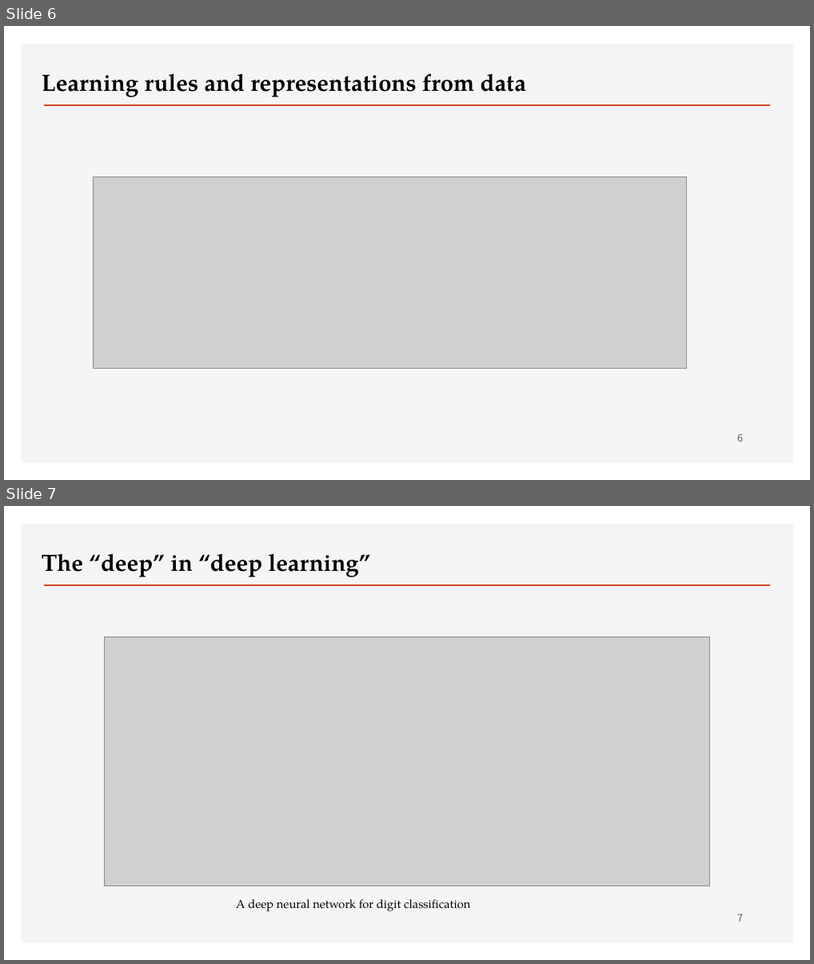
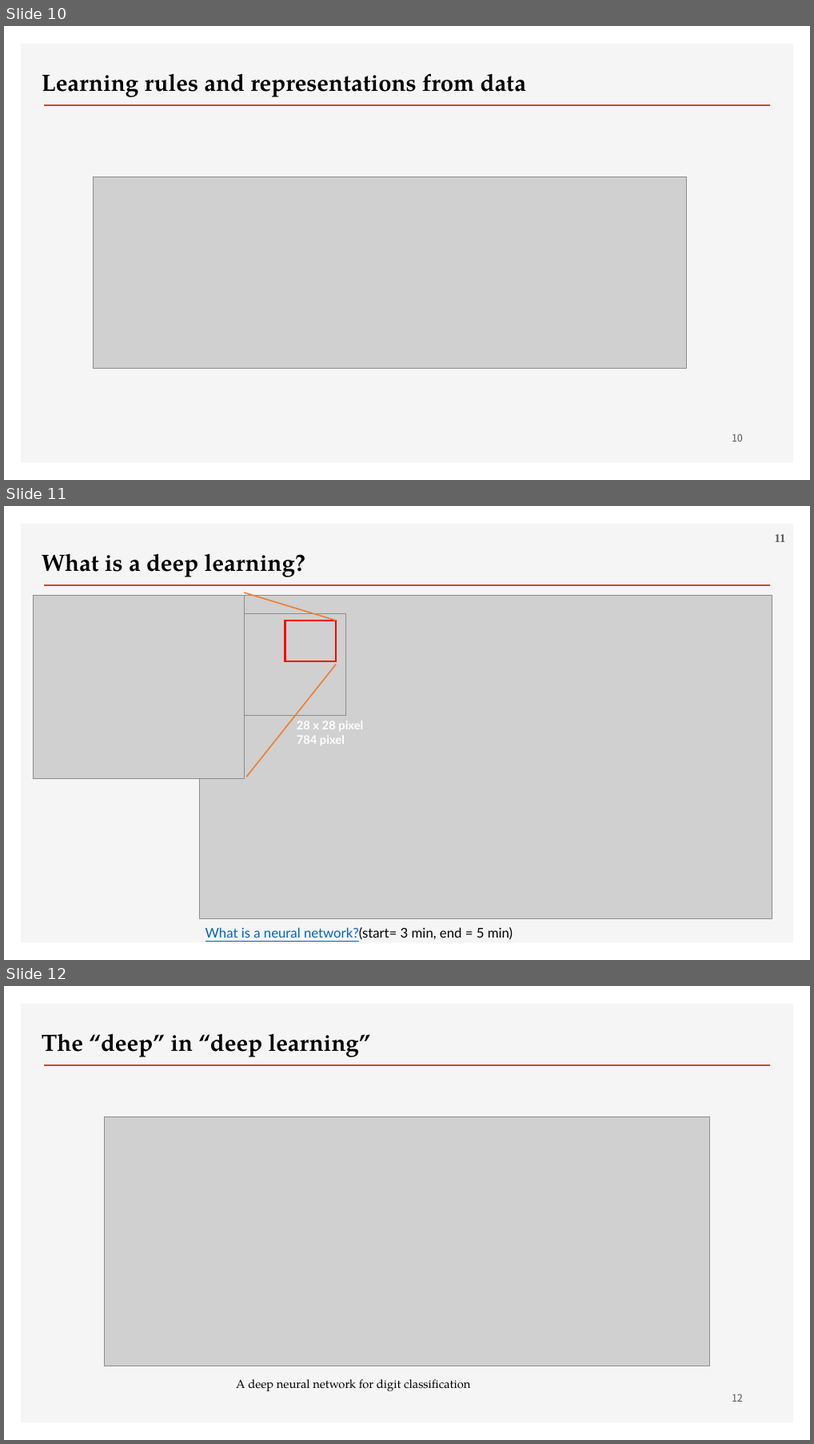
Before and after one commit to ancestor9/2026_Fall_Deep-Learning-with-Python, a slide deck: Chapter 01 What is deep learning.pptx. Shown one above the other, each under a label of ours: slides 6 and 7 before the commit, slides 10, 11 and 12 after it. The pictures are 814x964 and 814x1444 pixels, drawn with LibreOffice and Linux fonts; fonts in the diff are those of the drawing; grey boxes stand for pictures; background and template pictures are left out. Boxes give left, top, right and bottom in pixels: in the first picture for what was removed or moved away, otherwise in the second. Text is boxed around its words. In the diff, an @@ line names an element or a change of style, - is before the commit and + after.

```diff
--- a/Chapter 01 What is deep learning.pptx
+++ b/Chapter 01 What is deep learning.pptx
@@ slide 11 added at (4,506,810,960), background #FFFFFF; not listed: 2 template elements that a slide beside it also shows @@
@@ page number added at (775,534,786,542), 14 pt, text #595959, bold @@
+11
@@ text added at (42,554,306,577), 28 pt, text #000000, bold @@
+What is a deep learning?
@@ picture added at (33,595,244,778) @@
@@ picture added at (199,595,773,918) @@
@@ line added from (336, 620) to (244, 592), #ED7D31 1.5 pt @@
@@ picture added at (242,613,346,715) @@
@@ rectangle added at (286,620,336,661), outline #FF0000 2.25 pt @@
@@ line added from (336, 664) to (246, 776), #ED7D31 1.5 pt @@
@@ text added at (297,720,363,745), 14 pt, text #FFFFFF, bold @@
+28 x 28 pixel
+784 pixel
@@ text added at (206,927,513,940), 16 pt, text #0563C1, underline @@
+What is a neural network?(start= 3 min, end = 5 min)
@@ what was slide 6 is now slide 10 @@
@@ page number at (732,433,743,441): text changed @@
-6
+10
@@ what was slide 7 is now slide 12 @@
@@ page number at (732,1393,743,1401): text changed @@
-7
+12
```
Also in this commit, not shown: 8 other slides added.
